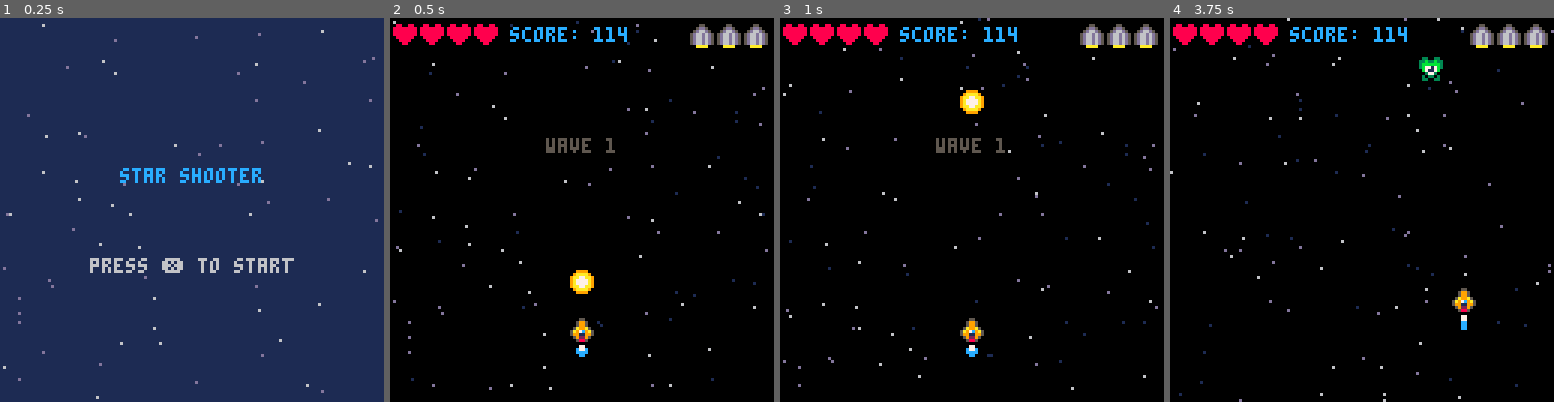
Above: before the commit, frames 1-4 (left to right).
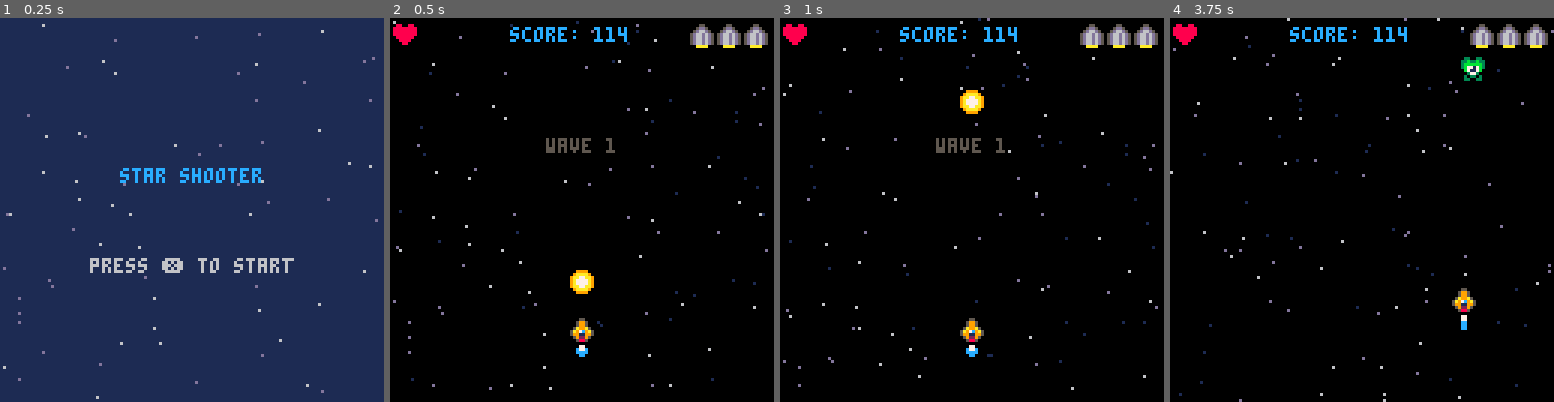
Above: after the commit, the same moments.

Repository: Varsonix/pico8_journey
Game: PICO-8 cartridge shmup.p8
The game is run twice, just before and just after one commit, with the same random seed, the same clock (stepped at 60 frames per second) and the same inputs.
Inputs:
- Up to frame 1 (0.25 s): no input
- Up to frame 2 (0.5 s): tap X (X key) at 0.33 s
- Up to frame 3 (1 s): no input
- Up to frame 4 (3.75 s): tap X (X key) at 1.07, 1.85, 2.97 s; hold Right 1.6-2.1 s; hold Up 2.15-2.42 s; hold Right 2.47-3.03 s; hold Left 3.08-3.58 s; hold Down from 3.63 s (still down)

Frame 1 is identical in both runs. In frame 2, 0.7% of the frame differs, in the area x 7-29%, y 1-8%; in frame 3, 0.7%; in frame 4, 1.3%, in the area x 7-83%, y 1-17%.

Commit message:
Updates to sprite rendering

Diff:
--- a/shmup.p8
+++ b/shmup.p8
@@ -6,11 +6,16 @@
 todo:
 -------------------
 - nicer screens
-- wave logic
-- music (hell yeah)
-- multiple enemies
-- big enemies
+- flexible collision detection
+
+- winning music
+- even more enemies
+- enemy behavior
+- where do enemies spawn?
 - enemy bullets
+
+- doggie zone:
+- more enemies - implement them
 
 ]]--
 
@@ -95,7 +100,7 @@
 	game = {
 		mode = "wavetext",
 		score = flr(rnd(128)),
-		lives = 4,
+		lives = 1,
 		invuln = 0,
 		bombs = 3,
 		wave = 0,
@@ -171,16 +176,7 @@
          a.y+7 > b.y
 end
 
-function spawn_enemy()
-	local	enemy = {}
-	enemy.x = flr(rnd(120))
-	enemy.y = -8
-	enemy.spr = 20
-	enemy.health = 3
-	enemy.flash = 0
-
-	add(enemies, enemy)
-end
+
 
 -- explosion system
 -- with particles
@@ -347,11 +343,14 @@
 	if btn(❎) then
 
 		if timer <= 0 then
-			local new_bullet = {}
-			new_bullet.x = ship.x
-			new_bullet.y = ship.y
-			new_bullet.spd = ship.spd
-			new_bullet.spr = 16
+			local new_bullet = {
+			x = ship.x,
+			y = ship.y,
+			spd = ship.spd,
+			spr = 16,
+			sprw = 1,
+			sprh = 1
+			}
 			add(bullets, new_bullet)
 			sfx(0)
 			ship.muzzle = 5
@@ -489,11 +488,13 @@
 function update_enemies(object)
 	for my_enemy in all(object) do
 		my_enemy.y += 1
-		my_enemy.spr += 0.4
-		-- animate logic
-		if my_enemy.spr > 24 then
-			my_enemy.spr = 20
-		end
+		my_enemy.aniframe += 0.4
+
+		if flr(my_enemy.aniframe) > #my_enemy.ani then
+			my_enemy.aniframe = 1
+		end
+
+		my_enemy.spr = my_enemy.ani[flr(my_enemy.aniframe)]
 		-- memory logic
 		if my_enemy.y > 128 then
 			del(object, my_enemy)
@@ -521,15 +522,16 @@
 	star_field() --generate stars
 
 	-- handle blinking invuln
-	if game.invuln <= 0 then
-		draw_ship(ship)
-	else
-		-- during invuln
-		if sin(t/5) < 0.1 then
+	if game.lives > 0 then
+		if game.invuln <= 0 then
 			draw_ship(ship)
-		end
-	end
-
+		else
+			-- during invuln
+			if sin(t/5) < 0.1 then
+				draw_ship(ship)
+			end
+		end
+	end
 
 
 	draw_objects(bullets) -- bullets
@@ -575,16 +577,16 @@
 end
 
 function draw_over()
-	cls(0)
+	draw_game()
 	star_field() --generate stars
 	print("game over", 45, 50, 8)
 	print("press ❎ to restart", 27, 80, blink())
 end
 
 function draw_victory()
-	cls(3)
+	draw_game()
 	star_field() --generate stars
-	print("a winner is you!", 34, 50, 7)
+	print("a winner is you!", 34, 50, 12)
 	print("press ❎ to restart", 27, 80, blink())
 end
 
@@ -614,7 +616,7 @@
 end
 
 function draw_sprite(object)
-	spr(object.spr, object.x, object.y)
+	spr(object.spr, object.x, object.y, object.sprw, object.sprh)
 end
 
 --|-- token differences --|
@@ -798,7 +800,15 @@
 -- waves and enemies
 
 function spawn_wave(wave)
-	spawn_enemy()
+	if wave == 1 then
+		spawn_enemy(1)
+	elseif wave == 2 then
+		spawn_enemy(2)
+	elseif wave == 3 then
+		spawn_enemy(3)
+	elseif wave == 4 then
+		spawn_enemy(4)
+	end
 end
 
 function next_wave()
@@ -813,212 +823,319 @@
 	end
 end
 
-…(209 lines of a section not shown)…
+function spawn_enemy(en_type)
+	local	enemy = {
+	x = flr(rnd(120)),
+	y = -8,
+	flash = 0,
+	aniframe=1,
+	sprw = 1,
+	sprh = 1
+	}
+
+	if en_type == nil or en_type == 1 then
+		-- green alien
+		enemy.spr = 20
+		enemy.health = 3
+		enemy.ani = {20, 21, 22, 23}
+	elseif en_type == 2 then
+		-- red flame guy
+		enemy.spr = 148
+		enemy.health = 3
+		enemy.ani = {148, 149}
+	elseif en_type == 3 then
+		-- spinning ship
+		enemy.spr = 184
+		enemy.health = 3
+		enemy.ani = {184, 185, 186, 187}
+	elseif en_type == 4 then
+	 -- boss
+	 enemy.spr = 208
+		enemy.health = 3
+		enemy.ani = {208, 210}
+		enemy.sprw = 2
+		enemy.sprh = 2
+	end
+	add(enemies, enemy)
+end
+…(281 lines of a section not shown)…
Not shown, changed: 142 lines of the sprite sheet (__gfx__) section of shmup.p8
Not shown, changed: the sound effects (__sfx__) section of shmup.p8
